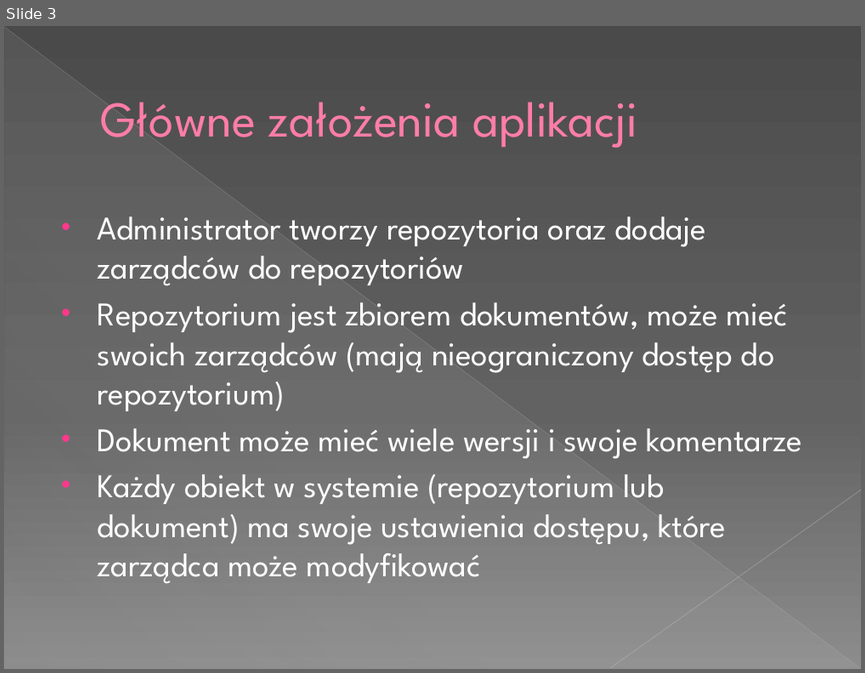
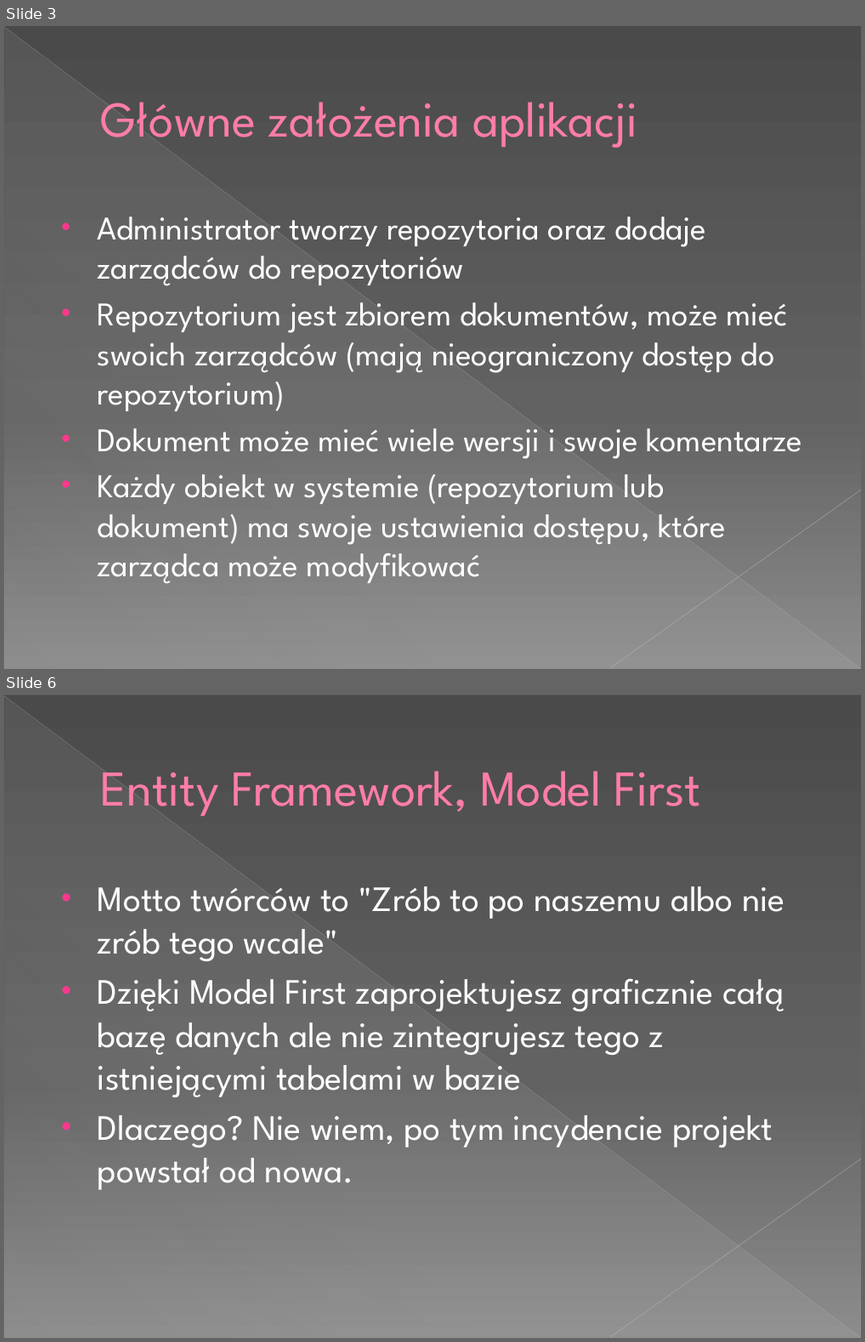
Before and after one commit to tMaxx/docspin, a slide deck: prez/112 Aplikacja do zarządzania obiegiem dokumentów.pptx. Shown one above the other, each under a label of ours: slide 3 before the commit, slides 3 and 6 after it; the slides between them are not shown. The pictures are 865x673 and 865x1342 pixels, drawn with LibreOffice and Linux fonts; fonts in the diff are those of the drawing. Boxes give left, top, right and bottom in pixels: in the first picture for what was removed or moved away, otherwise in the second. Text is boxed around its words. In the diff, an @@ line names an element or a change of style, - is before the commit and + after.

```diff
--- a/prez/112 Aplikacja do zarządzania obiegiem dokumentów.pptx
+++ b/prez/112 Aplikacja do zarządzania obiegiem dokumentów.pptx
@@ slide 6 added at (x1=4, y1=695, x2=861, y2=1338), background gradient #4A4A4A to #626262 to #8C8C8C; not listed: 3 template elements that a slide beside it also shows @@
@@ title added at (x1=101, y1=771, x2=701, y2=816), 42 pt, text #FF7DA7 @@
+Entity Framework, Model First
@@ text added at (x1=98, y1=886, x2=785, y2=1190), 30 pt, text #FFFFFF @@
+• Motto twórców to "Zrób to po naszemu albo nie zrób tego wcale"
+• Dzięki Model First zaprojektujesz graficznie całą bazę danych ale nie zintegrujesz tego z istniejącymi tabelami w bazie
+• Dlaczego? Nie wiem, po tym incydencie projekt powstał od nowa.
```
Also in this commit, not shown: 1 slide changed, 15 other slides added, 2 slides removed.
